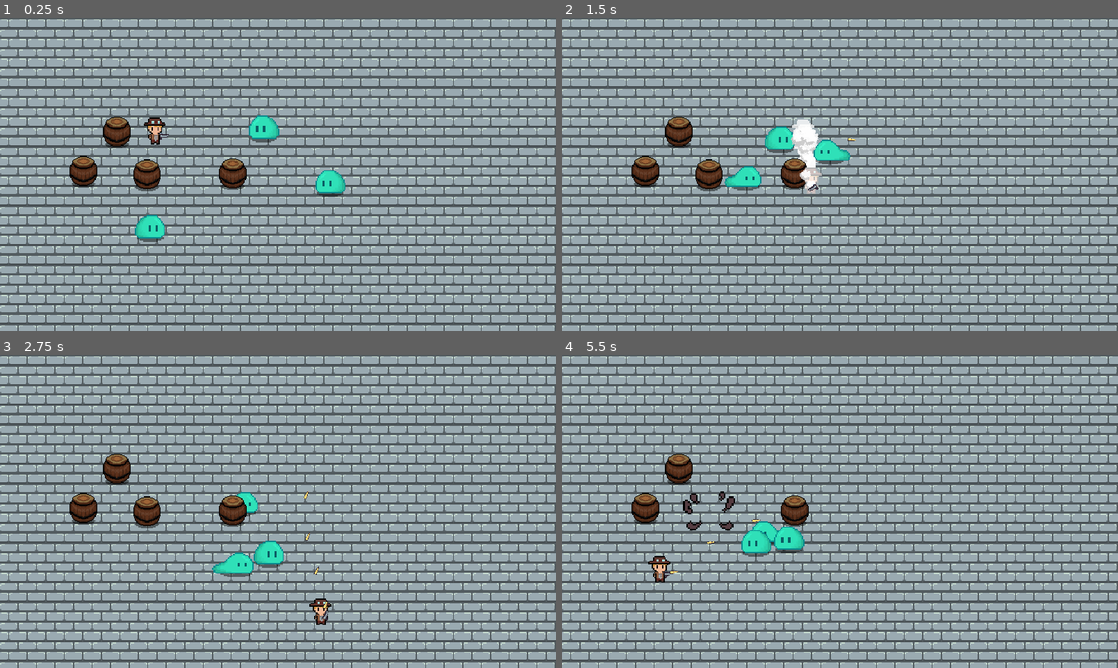
Above: before the commit, frames 1-4 (two rows, left to right).
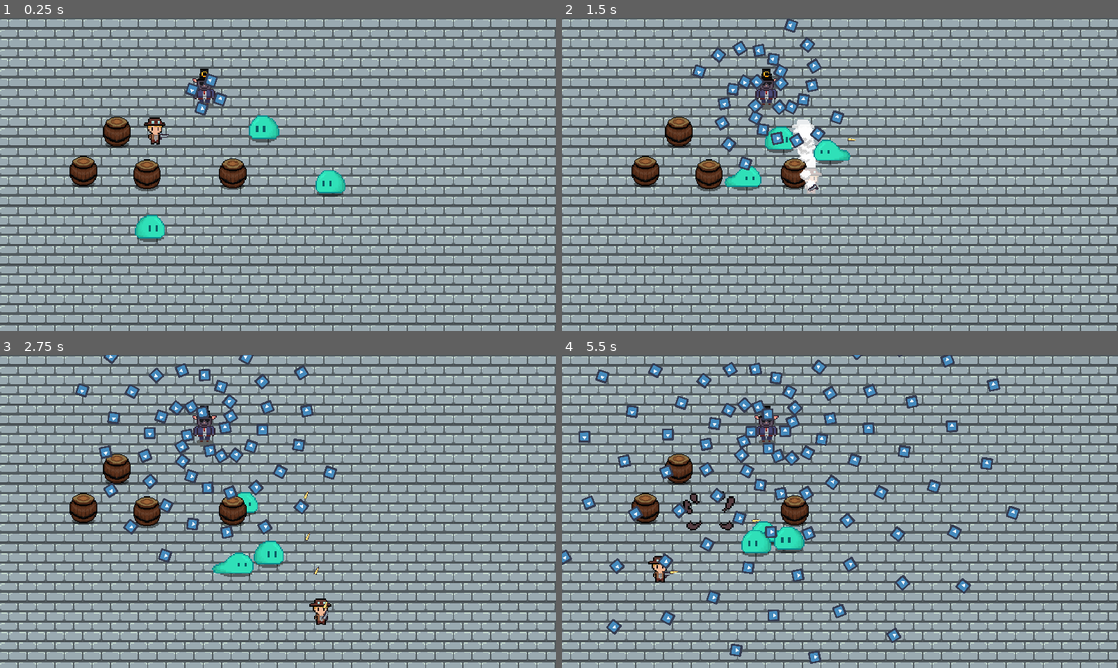
Above: after the commit, the same moments.

Repository: WAIWAI-PARTY/Life-after-people
Game: Godot game, scene res://World.tscn
The game is run twice, just before and just after one commit, with the same random seed, the same clock (stepped at 60 frames per second) and the same inputs. The engine's default icon, where the game draws it, is replaced by a stand-in: a white triangle on a blue panel in a dark square.
Inputs (mouse positions are in pixels of both pictures, inside the frame that each line leads up to):
- Up to frame 1 (0.25 s): no input
- Up to frame 2 (1.5 s): move the mouse to (962, 158) at 0.52 s; press the mouse at (962, 158) at 0.53 s; hold D (ui_right) 0.53-1.28 s; move the mouse to (728, 190) at 1.27 s; release the mouse at (728, 190) at 1.28 s; hold S (ui_down) from 1.28 s (still down); tap Shift (dash) at 1.35 s
- Up to frame 3 (2.75 s): click (166, 527) at 1.55 s; move the mouse to (333, 442) at 2.02 s; release S (ui_down) at 2.03 s; press the mouse at (333, 442) at 2.03 s; hold D (ui_right) from 2.03 s (still down)
- Up to frame 4 (5.5 s): move the mouse to (812, 574) at 2.77 s; release D (ui_right) at 2.78 s; release the mouse at (812, 574) at 2.78 s; hold W (ui_up) 2.78-3.53 s; click (812, 574) at 2.85 s; move the mouse to (1006, 558) at 3.52 s; press the mouse at (1006, 558) at 3.53 s; hold A (ui_left) 3.53-5.03 s; tap Shift (dash) at 3.6 s; move the mouse to (673, 464) at 4.27 s; release the mouse at (673, 464) at 4.28 s; click (673, 464) at 4.35 s; move the mouse to (867, 511) at 5.02 s; press the mouse at (867, 511) at 5.03 s; hold S (ui_down) from 5.03 s (still down)

The runs differ from the first frame. In frame 1, 0.5% of the frame differs, in the area x 33-41%, y 16-32%; in frame 2, 2.5%; in frame 3, 3.9%; in frame 4, 6.3%, in the area x 0-83%, y 0-99%.

Commit message:
tohou hell

Diff:
--- /dev/null
+++ b/Enemy/EnemyBullet.tscn
@@ -0,0 +1,16 @@
+[gd_scene load_steps=3 format=2]
+
+[ext_resource path="res://EnemyBullet.gd" type="Script" id=1]
+[ext_resource path="res://icon.png" type="Texture" id=2]
+
+[node name="EnemyBullet" type="Node2D"]
+scale = Vector2( 0.4, 0.4 )
+script = ExtResource( 1 )
+
+[node name="Sprite" type="Sprite" parent="."]
+scale = Vector2( 0.4, 0.4 )
+texture = ExtResource( 2 )
+
+[node name="KillTimer" type="Timer" parent="."]
+
+[connection signal="timeout" from="KillTimer" to="." method="_on_KillTimer_timeout"]
--- /dev/null
+++ b/Enemy/MrC.gd
@@ -0,0 +1,35 @@
+extends Node2D
+
+const bullet_scene = preload("res://Enemy/EnemyBullet.tscn")
+onready var shoot_timer = $ShootTimer
+onready var rotater = $Rotater
+
+const rotate_speed = 100
+const shooter_timer_wait_time = 0.2
+const spawn_point_count = 4
+const radius = 10
+
+func _ready():
+	var step = 2 * PI / spawn_point_count
+
+	for i  in range(spawn_point_count):
+		var spawn_point = Node2D.new()
+		var pos = Vector2(radius, 0).rotated(step * i)
+		spawn_point.position = pos
+		spawn_point.rotation = pos.angle()
+		rotater.add_child(spawn_point)
+
+	shoot_timer.wait_time = shooter_timer_wait_time
+	shoot_timer.start()
+
+
+func _process(delta):
+	var new_rotation = rotater.rotation_degrees + rotate_speed * delta
+	rotater.rotation_degrees = fmod(new_rotation, 360)
+
+func _on_ShootTimer_timeout():
+	for s in rotater.get_children():
+		var bullet = bullet_scene.instance()
+		get_tree().root.add_child(bullet)
+		bullet.position = s.global_position
+		bullet.rotation = s.global_rotation
--- /dev/null
+++ b/Enemy/MrC.tscn
@@ -0,0 +1,17 @@
+[gd_scene load_steps=3 format=2]
+
+[ext_resource path="res://Enemy/MrC.gd" type="Script" id=1]
+[ext_resource path="res://imports/mrc.png" type="Texture" id=2]
+
+[node name="MrC" type="Node2D"]
+script = ExtResource( 1 )
+
+[node name="Sprite" type="Sprite" parent="."]
+position = Vector2( -1, -7 )
+texture = ExtResource( 2 )
+
+[node name="ShootTimer" type="Timer" parent="."]
+
+[node name="Rotater" type="Node2D" parent="."]
+
+[connection signal="timeout" from="ShootTimer" to="." method="_on_ShootTimer_timeout"]
--- /dev/null
+++ b/EnemyBullet.gd
@@ -0,0 +1,11 @@
+extends Node2D
+
+const speed = 100
+
+func _process(delta):
+	position += transform.x * speed * delta
+
+
+
+func _on_KillTimer_timeout():
+	queue_free()
--- a/World.tscn
+++ b/World.tscn
@@ -1,10 +1,11 @@
-[gd_scene load_steps=6 format=2]
+[gd_scene load_steps=7 format=2]
 
 [ext_resource path="res://Weapons/Gun.tscn" type="PackedScene" id=1]
 [ext_resource path="res://imports/spawnfloorbrick.png" type="Texture" id=2]
 [ext_resource path="res://Player/Player.tscn" type="PackedScene" id=3]
 [ext_resource path="res://Enemy/Slime.tscn" type="PackedScene" id=4]
 [ext_resource path="res://World/Barrel.tscn" type="PackedScene" id=5]
+[ext_resource path="res://Enemy/MrC.tscn" type="PackedScene" id=6]
 
 [node name="World" type="Node"]
 
@@ -47,3 +48,6 @@
 
 [node name="barrel4" parent="YSort/barrels" instance=ExtResource( 5 )]
 position = Vector2( 201, 135 )
+
+[node name="MrC" parent="YSort" instance=ExtResource( 6 )]
+position = Vector2( 178, 66 )
Binary file added: imports/mrc.png
Not shown, added: imports/mrc.png.import
